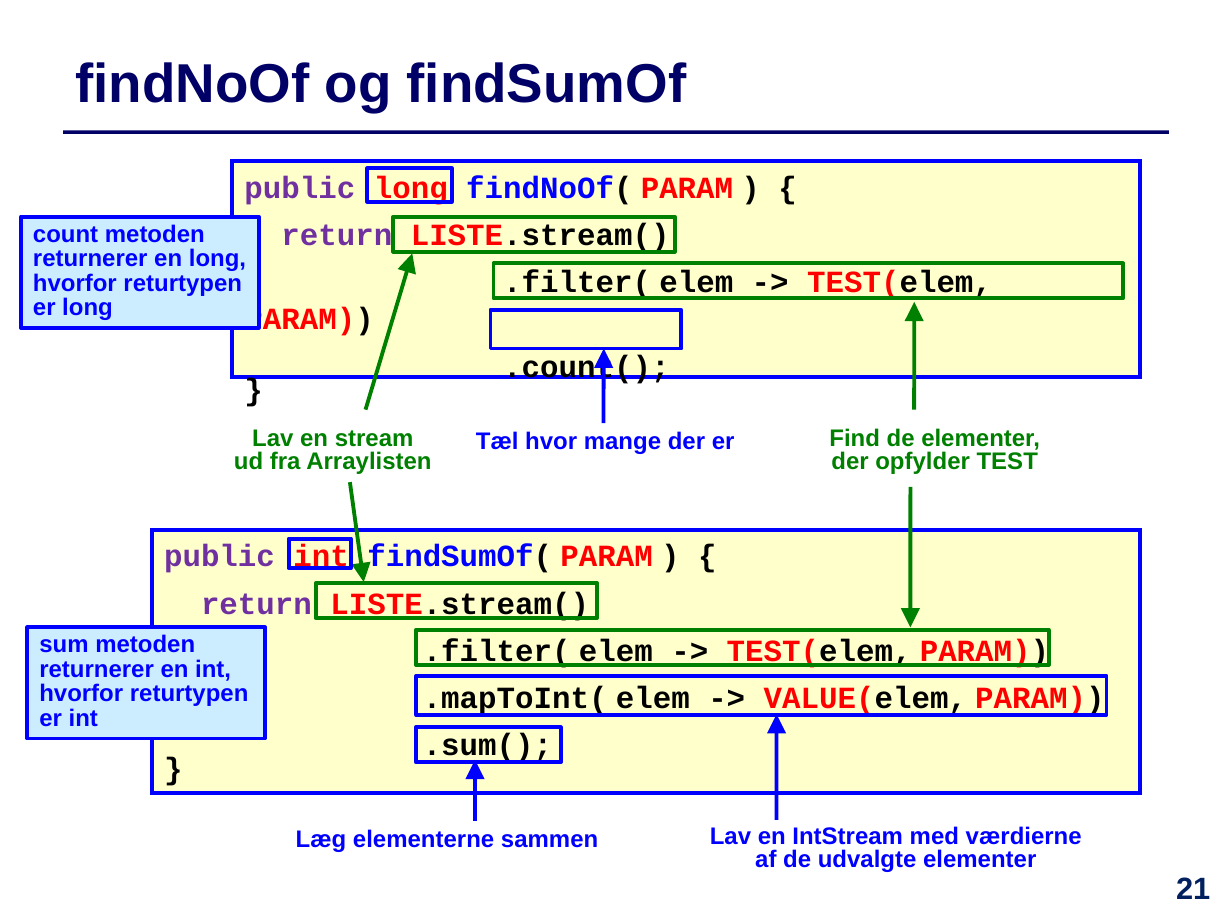
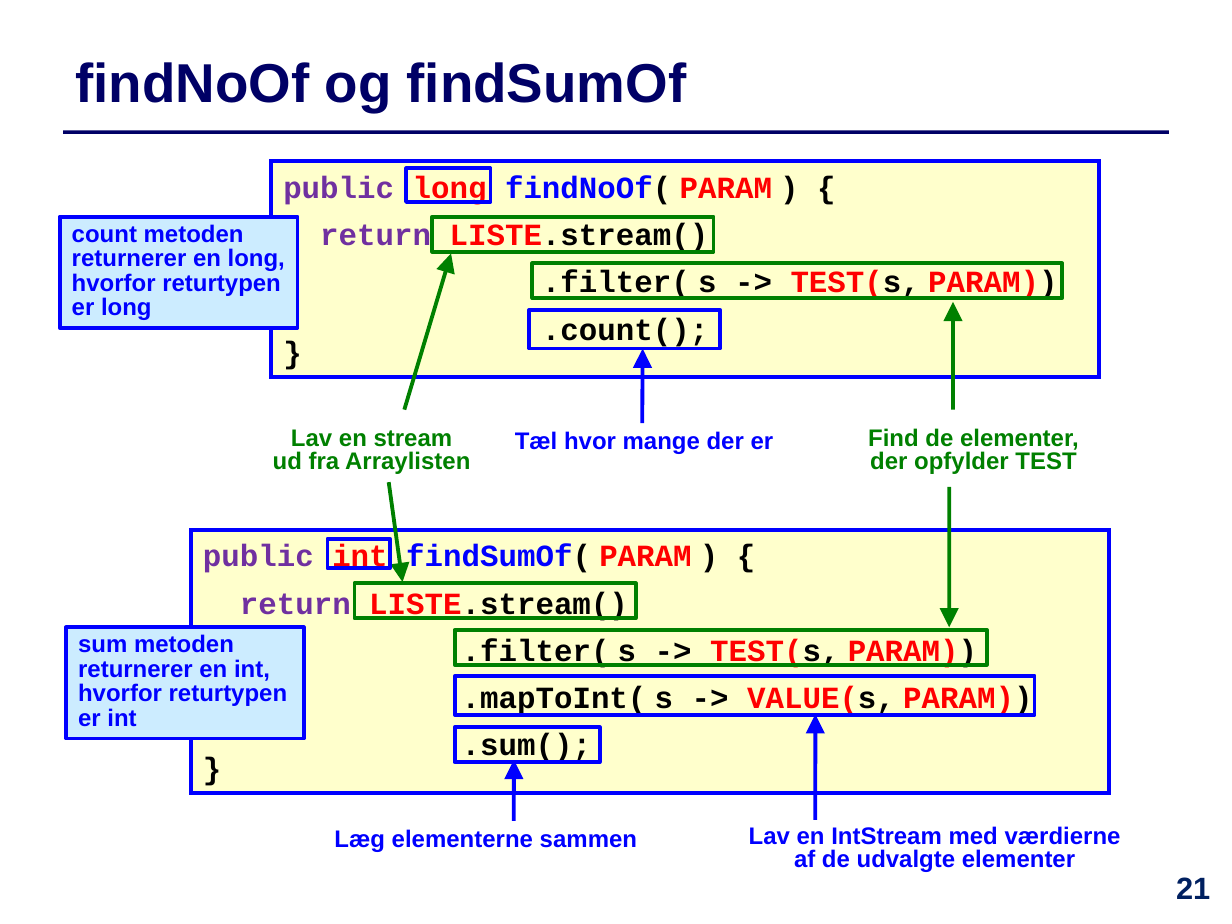
Before and after one commit to IntProgAU/Materiale, a slide deck: slide 21 of web/e23/uge_5b/Slides-Uge5-Torsdag.pptx. Drawn at 1232x924 pixels with LibreOffice and Linux fonts; fonts in the diff are those of the drawing. Boxes give left, top, right and bottom in pixels: in the first picture for what was removed or moved away, otherwise in the second. Text is boxed around its words. In the diff, an @@ line names an element or a change of style, - is before the commit and + after.

```diff
--- a/web/e23/uge_5b/Slides-Uge5-Torsdag.pptx
+++ b/web/e23/uge_5b/Slides-Uge5-Torsdag.pptx
@@ rectangle "public long findNoOf( PARAM ) ...": place and size @@
-rectangle "public long findNoOf( PARAM ) ..." at (233, 161, 1141, 377)
+rectangle "public long findNoOf( PARAM ) ..." at (271, 161, 1099, 377)
@@ rectangle: place and size @@
-rectangle at (494, 264, 1124, 298)
+rectangle at (532, 264, 1062, 298)
@@ text in rectangle at (542, 270, 1057, 300): text changed @@
-.filter( elem -> TEST(elem, PARAM))
+.filter( s -> TEST(s, PARAM))
@@ 8 rectangles, 7 arrows, 5 texts: place and size @@
-8 rectangles, 7 arrows, 5 texts at (21, 169, 1082, 872)
+8 rectangles, 7 arrows, 5 texts at (59, 169, 1121, 872)
@@ rectangle "public int findSumOf( PARAM ) ...": place and size @@
-rectangle "public int findSumOf( PARAM ) ..." at (152, 530, 1140, 793)
+rectangle "public int findSumOf( PARAM ) ..." at (191, 530, 1109, 793)
@@ rectangle: place and size @@
-rectangle at (416, 630, 1050, 664)
+rectangle at (455, 630, 987, 664)
@@ text in rectangle at (462, 639, 1032, 717): text changed @@
-.filter( elem -> TEST(elem, PARAM))
-.mapToInt( elem -> VALUE(elem, PARAM))
+.filter( s -> TEST(s, PARAM))
+.mapToInt( s -> VALUE(s, PARAM))
@@ rectangle: place and size @@
-rectangle at (416, 675, 1106, 715)
+rectangle at (456, 675, 1035, 715)
```
Also in this commit, not shown: 8 other slides changed, 1 slide added, 1 other file.
